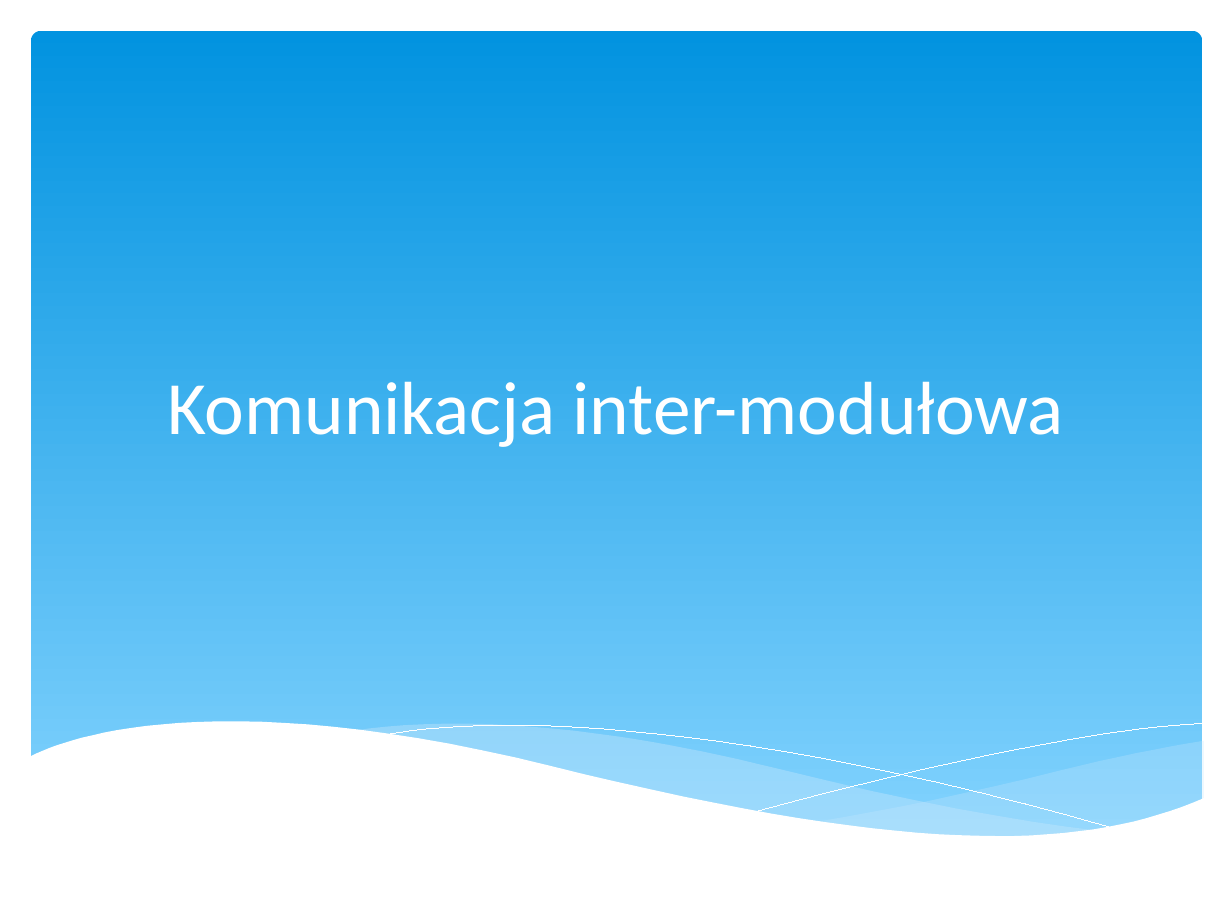
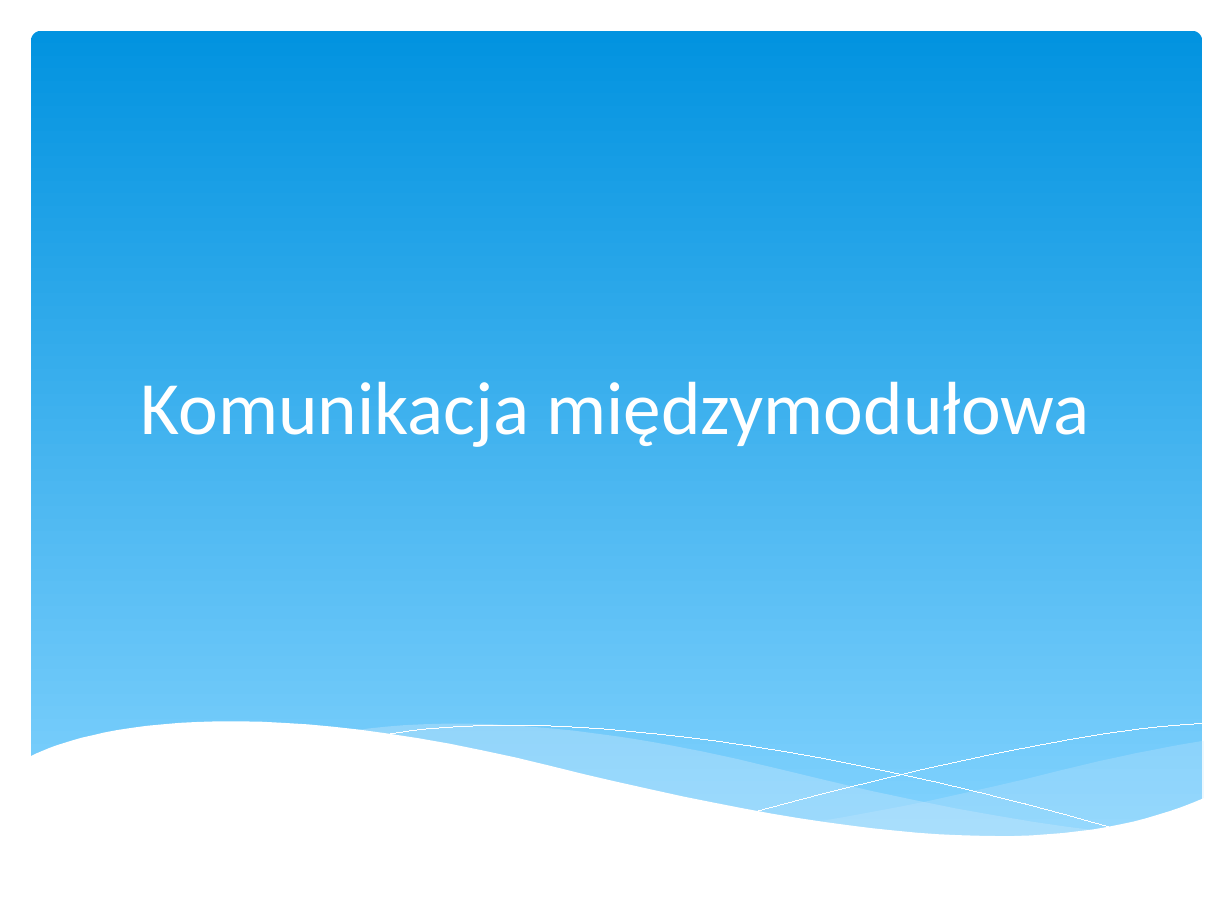
Before and after one commit to psla/Nomad, a slide deck: slide 45 of DiplomaSeminar/Presentation/Nomad.pptx. Drawn at 1232x924 pixels with LibreOffice and Linux fonts; fonts in the diff are those of the drawing. Boxes give left, top, right and bottom in pixels: in the first picture for what was removed or moved away, otherwise in the second. Text is boxed around its words. In the diff, an @@ line names an element or a change of style, - is before the commit and + after.

```diff
--- a/DiplomaSeminar/Presentation/Nomad.pptx
+++ b/DiplomaSeminar/Presentation/Nomad.pptx
@@ title at (141,381,1089,447): text changed @@
-Komunikacja inter-modułowa
+Komunikacja międzymodułowa
```
Also in this commit, not shown: 9 other slides changed, 4 other files.
